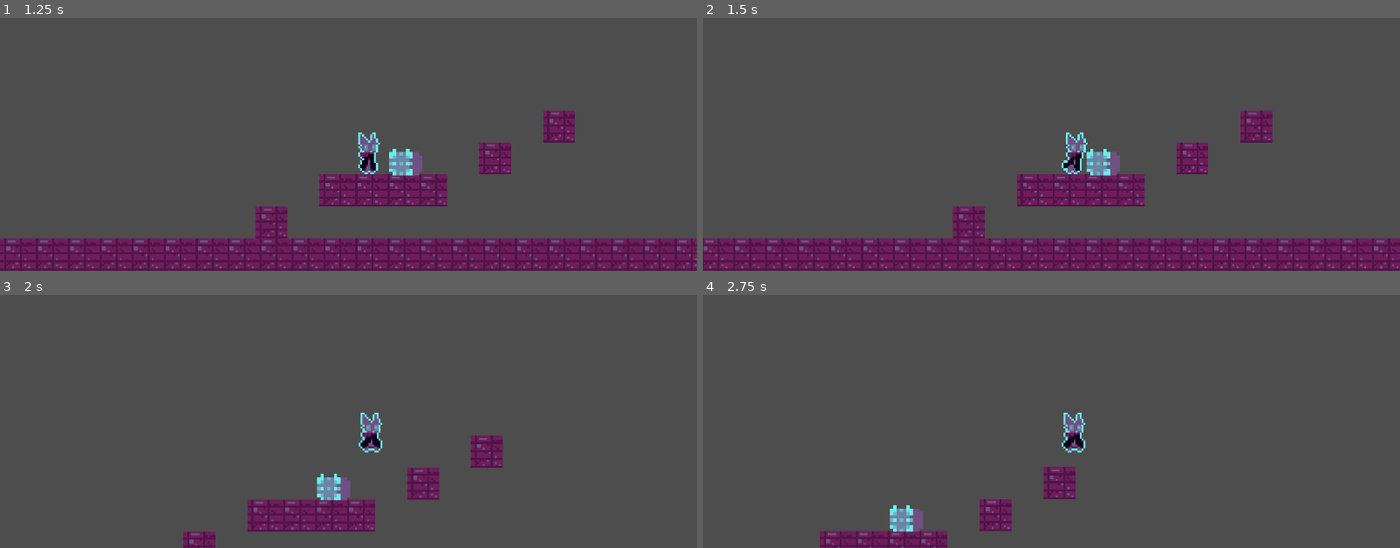
Above: before the commit, frames 1-4 (two rows, left to right).
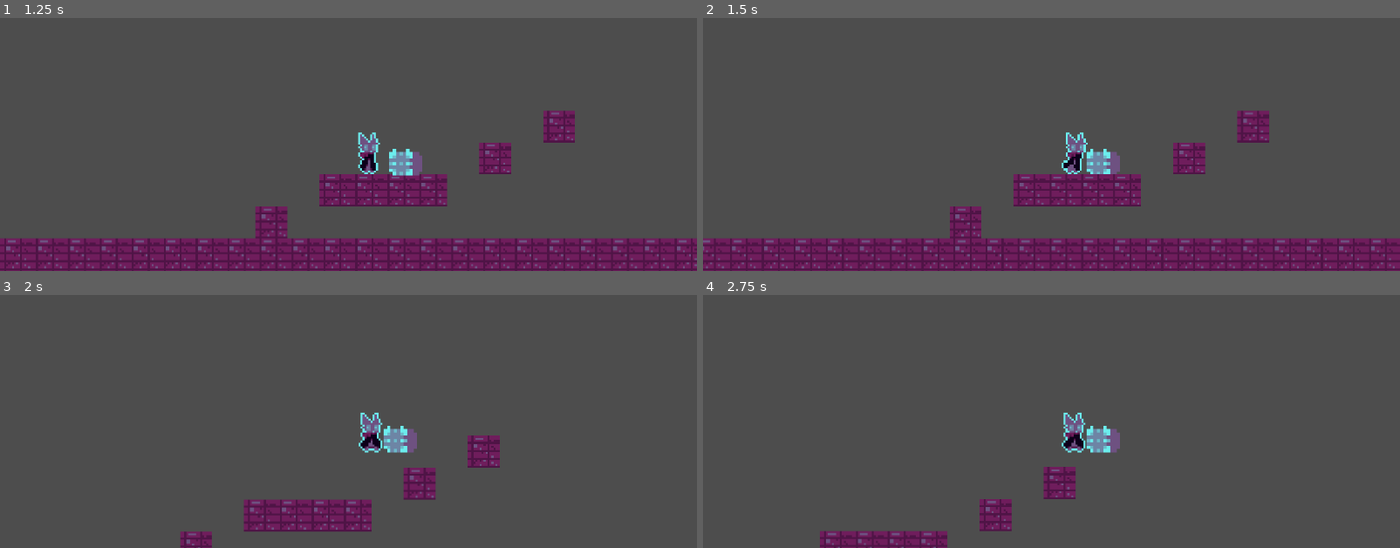
Above: after the commit, the same moments.

Repository: felipepreuss/platformer-testes-etc
Game: Godot game, scene res://menu.tscn
Two runs of this game, one before a commit and one after it. Both use one fixed random seed, a clock stepped at 60 frames per second and the inputs below.
Inputs:
- Up to frame 1 (1.25 s): click "Play" at 0.5 s
- Up to frame 2 (1.5 s): tap Enter at 1.25 s; hold D (Direita) from 1.28 s (still down); tap Z (Interagir, bound only after the commit) at 1.35 s
- Up to frame 3 (2 s): keep holding D (Direita); tap Space (Pular) at 1.52 s
- Up to frame 4 (2.75 s): keep holding D (Direita); tap Z (Interagir, bound only after the commit) at 2.1 s; tap Space (Pular) at 2.27 s

Frame 1 is identical in both runs. In frame 2, 4.4% of the frame differs, in the area x 0-100%, y 36-99%; in frame 3, 2.2%; in frame 4, 0.9%.

Commit message:
Add files via upload

Diff:
--- a/plataformawowow/CharacterBody2D.gd
+++ b/plataformawowow/CharacterBody2D.gd
@@ -4,6 +4,8 @@
 var coyote_time = false
 var jump_buffer = false
 var last_floor = false
+
+var carregando = false
 
 var velocidade = 300
 var gravidade = 10
@@ -60,6 +62,19 @@
 	elif !is_on_floor():
 		$AnimatedSprite2D.play("falling")
 
+	if Input.is_action_just_pressed("Interagir") && !carregando:
+		var item = get_tree().get_nodes_in_group("Interactables")[0]
+
+		#$ponto_int/held.texture = item.texture
+
+
+		item.reparent($ponto_int)
+		carregando = true
+
+	#if carregando :
+	#	item = $ponto_int.get_position()
+
+
 	velocity.y += gravidade
 	move_and_slide()
 
--- a/plataformawowow/Player.tscn
+++ b/plataformawowow/Player.tscn
@@ -94,5 +94,11 @@
 wait_time = 0.5
 one_shot = true
 
+[node name="ponto_int" type="Node2D" parent="."]
+position = Vector2(577, 416)
+
+[node name="held" type="Sprite2D" parent="ponto_int"]
+position = Vector2(-577, -416)
+
 [connection signal="timeout" from="Buffer" to="." method="_on_buffer_timeout"]
 [connection signal="timeout" from="Coyote" to="." method="_on_coyote_timeout"]
--- a/plataformawowow/node_2d.tscn
+++ b/plataformawowow/node_2d.tscn
@@ -37,7 +37,7 @@
 format = 2
 layer_0/tile_data = PackedInt32Array(2424833, 0, 0, 2424834, 0, 0, 2424835, 0, 0, 2424836, 0, 0, 2424837, 0, 0, 2424838 …(2197 unchanged characters)…
 
-[node name="RigidBody2D" parent="." instance=ExtResource("3_wfjuh")]
+[node name="caixote" parent="." groups=["Interactables"] instance=ExtResource("3_wfjuh")]
 
 [node name="Pause" parent="." instance=ExtResource("4_rfm1s")]
 visible = false
--- a/plataformawowow/project.godot
+++ b/plataformawowow/project.godot
@@ -37,6 +37,11 @@
 "events": [Object(InputEventKey,"resource_local_to_scene":false,"resource_name":"","device":-1,"window_id":0,"alt_press …(182 unchanged characters)…
 ]
 }
+Interagir={
+"deadzone": 0.5,
+"events": [Object(InputEventKey,"resource_local_to_scene":false,"resource_name":"","device":-1,"window_id":0,"alt_pressed":false,"shift_pressed":false,"ctrl_pressed":false,"meta_pressed":false,"pressed":false,"keycode":0,"physical_keycode":90,"key_label":0,"unicode":122,"echo":false,"script":null)
+]
+}
 
 [rendering]
 
